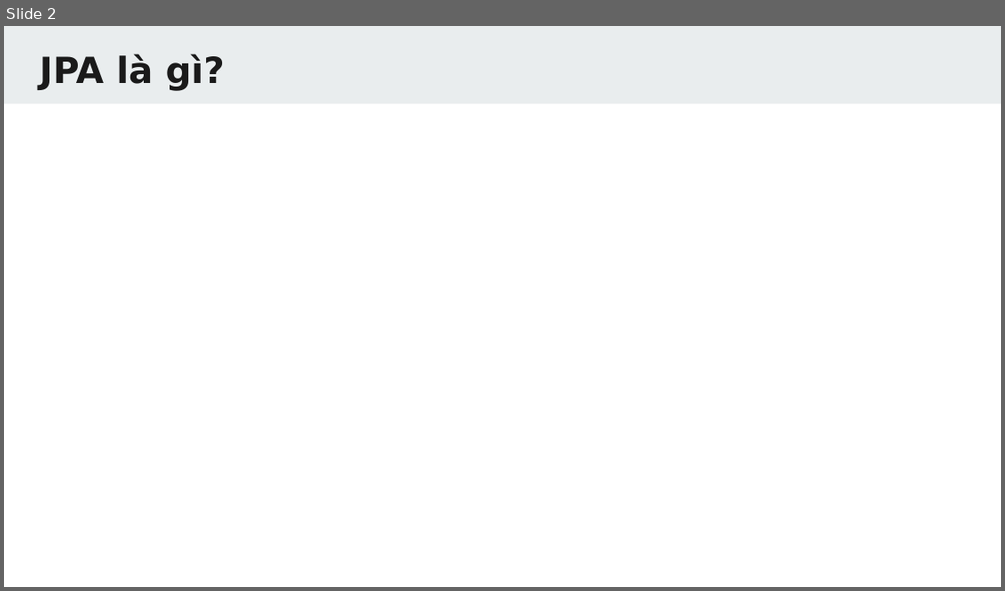
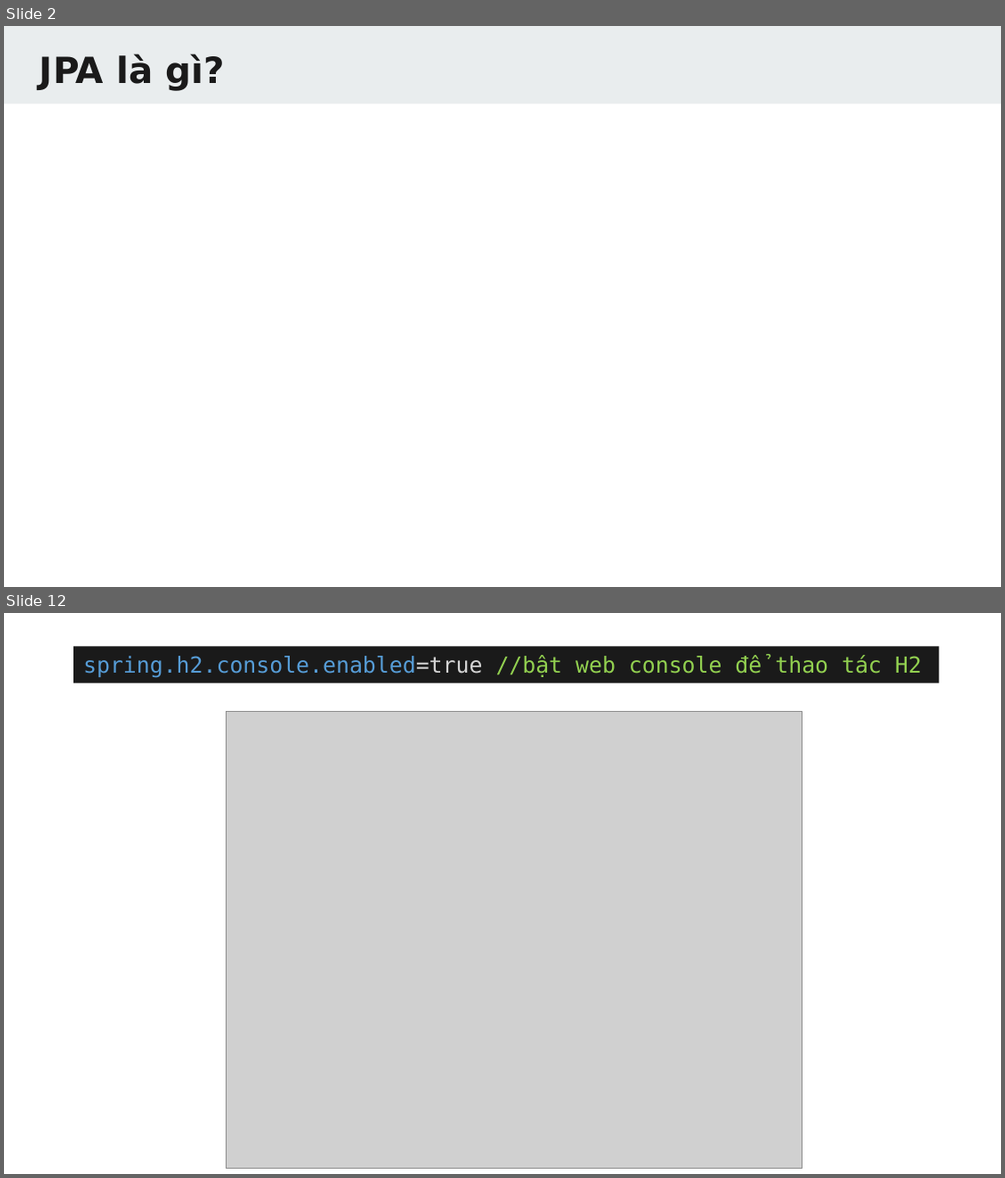
Before and after one commit to TechMaster/springboot2, a slide deck: 14 JPA/JPA.pptx. Shown one above the other, each under a label of ours: slide 2 before the commit, slides 2 and 12 after it; the slides between them are not shown. The pictures are 1005x591 and 1005x1178 pixels, drawn with LibreOffice and Linux fonts; fonts in the diff are those of the drawing; grey boxes stand for pictures. Boxes give left, top, right and bottom in pixels: in the first picture for what was removed or moved away, otherwise in the second. Text is boxed around its words. In the diff, an @@ line names an element or a change of style, - is before the commit and + after.

```diff
--- a/14 JPA/JPA.pptx
+++ b/14 JPA/JPA.pptx
@@ slide 12 added at [4,613,1001,1174], background #FFFFFF @@
@@ rectangle added at [73,646,939,682], fill #1A1A1A, 16 pt, text #92D050 @@
+spring.h2.console.enabled=true //bật web console để thao tác H2
@@ picture added at [226,712,801,1168] @@
```
Also in this commit, not shown: 75 other slides added, 40 other files.
